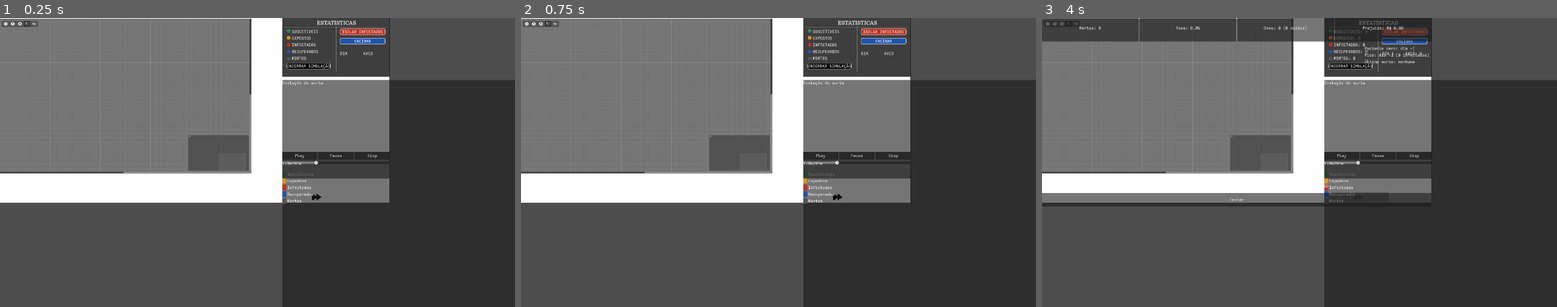
Above: before the commit, frames 1-3 (left to right).
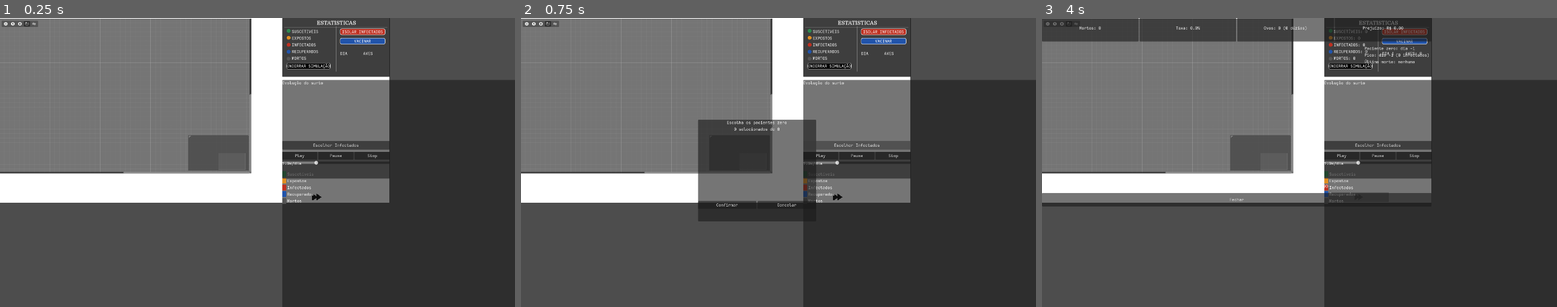
Above: after the commit, the same moments.

Repository: LeonardoMonteblanc/sir_simulator
Game: Godot game, scene res://scenes/mainSimulation.tscn
Two runs of this game, one before a commit and one after it. Both use one fixed random seed, a clock stepped at 60 frames per second and the inputs below. This scene is started directly instead of the project's main scene.
Inputs (mouse positions are in pixels of both pictures, inside the frame that each line leads up to):
- Up to frame 1 (0.25 s): no input
- Up to frame 2 (0.75 s): click (855, 145) at 0.5 s, where only the run after the commit has a clickable "Escolher Infectados"
- Up to frame 3 (4 s): click (1248, 205) at 1.25 s, where only the run after the commit has a clickable "Confirmar"; click "Play" at 2 s; click "Play" at 2.75 s; click "ENCERRAR SIMULAÇÃO" at 3.5 s

The runs differ from the first frame. In frame 1, 0.6% of the frame differs, in the area x 54-76%, y 42-46%; in frame 2, 8.2%, in the area x 34-76%, y 35-71%; in frame 3, 0.6%.
Error in both runs: Invalid access to property or key 'num_agents' on a base object of type 'Dictionary'. (res://scripts/seird_model.gd:112)

Commit message:
feat(manual_infection): UI para escolher pacientes zero + set_initial_infected no model
- seird_model.gd: novo hook set_initial_infected(ids) + suporte a params.initial_infected
- core_extensions/manual_infection/infection_selector.{gd,tscn}: panel com checkboxes
- main_simulation.gd: monta feature em runtime, conecta sinais
- validate_manual_infection.gd: 4 cenarios, todos OK

Diff:
--- /dev/null
+++ b/scripts/core_extensions/manual_infection/infection_selector.gd
@@ -0,0 +1,58 @@
+extends PanelContainer
+
+# Painel para escolher quais agentes serao pacientes zero do surto.
+# Feature isolada em core_extensions/manual_infection/.
+# NAO modifica o core: consome SEIRDModel.set_initial_infected() (novo metodo publico).
+
+signal confirmar_pressed(ids: Array)
+signal cancelar_pressed
+
+@onready var _grid: GridContainer = $Layout/Scroll/Grid
+@onready var _btn_confirmar: Button = $Layout/Botoes/BtnConfirmar
+@onready var _btn_cancelar: Button = $Layout/Botoes/BtnCancelar
+@onready var _label_info: Label = $Layout/LabelInfo
+
+const COLUNAS: int = 5
+
+var _agentes_ref: Array = []
+var _selecionados: Dictionary = {}  # id -> bool
+
+func _ready() -> void:
+	_btn_confirmar.pressed.connect(_on_confirmar)
+	_btn_cancelar.pressed.connect(_on_cancelar)
+	_grid.columns = COLUNAS
+
+# Recebe lista de agentes e popula grid com checkboxes.
+func popular(agentes: Array) -> void:
+	_agentes_ref = agentes
+	_selecionados.clear()
+	# limpa grid
+	for c in _grid.get_children():
+		c.queue_free()
+	for ag in agentes:
+		var cb := CheckBox.new()
+		cb.text = "Ave %d" % ag.id
+		cb.name = "cb_%d" % ag.id
+		cb.toggled.connect(_on_toggled.bind(ag.id))
+		_grid.add_child(cb)
+	_atualizar_info()
+
+func _on_toggled(pressed: bool, agent_id: int) -> void:
+	if pressed:
+		_selecionados[agent_id] = true
+	else:
+		_selecionados.erase(agent_id)
+	_atualizar_info()
+
+func _atualizar_info() -> void:
+	if is_instance_valid(_label_info):
+		_label_info.text = "%d selecionados de %d" % [_selecionados.size(), _agentes_ref.size()]
+
+func _on_confirmar() -> void:
+	var ids: Array = []
+	for k in _selecionados.keys():
+		ids.append(int(k))
+	confirmar_pressed.emit(ids)
+
+func _on_cancelar() -> void:
+	cancelar_pressed.emit()
--- /dev/null
+++ b/scripts/core_extensions/manual_infection/infection_selector.tscn
@@ -0,0 +1,40 @@
+[gd_scene load_steps=2 format=3 uid="uid://bm4nfc1nf3c1v"]
+
+[ext_resource type="Script" path="res://scripts/core_extensions/manual_infection/infection_selector.gd" id="1_sel"]
+
+[node name="InfectionSelector" type="PanelContainer"]
+script = ExtResource("1_sel")
+
+[node name="Layout" type="VBoxContainer" parent="."]
+layout_mode = 2
+
+[node name="LabelTitulo" type="Label" parent="Layout"]
+layout_mode = 2
+text = "Escolha os pacientes zero"
+horizontal_alignment = 1
+
+[node name="LabelInfo" type="Label" parent="Layout"]
+layout_mode = 2
+text = "0 selecionados de 0"
+horizontal_alignment = 1
+
+[node name="Scroll" type="ScrollContainer" parent="Layout"]
+layout_mode = 2
+custom_minimum_size = Vector2(400, 250)
+
+[node name="Grid" type="GridContainer" parent="Layout/Scroll"]
+layout_mode = 2
+columns = 5
+
+[node name="Botoes" type="HBoxContainer" parent="Layout"]
+layout_mode = 2
+
+[node name="BtnConfirmar" type="Button" parent="Layout/Botoes"]
+layout_mode = 2
+size_flags_horizontal = 3
+text = "Confirmar"
+
+[node name="BtnCancelar" type="Button" parent="Layout/Botoes"]
+layout_mode = 2
+size_flags_horizontal = 3
+text = "Cancelar"
--- a/scripts/main_simulation.gd
+++ b/scripts/main_simulation.gd
@@ -8,6 +8,8 @@
 const AutoSimControllerScript = preload("res://scripts/core_extensions/auto_simulation/auto_simulation_controller.gd")
 const ControlPanelScript = preload("res://scripts/core_extensions/auto_simulation/control_panel.gd")
 const ControlPanelScene = preload("res://scripts/core_extensions/auto_simulation/control_panel.tscn")
+const InfectionSelectorScript = preload("res://scripts/core_extensions/manual_infection/infection_selector.gd")
+const InfectionSelectorScene = preload("res://scripts/core_extensions/manual_infection/infection_selector.tscn")
 
 @onready var view_simulacao: Control = $ColorRect/SimulationView/SimulationView
 @onready var hud_interface: Control = $ColorRect/HUD
@@ -16,6 +18,8 @@
 # Features (criadas em runtime; nulas quando a extensao correspondente nao foi anexada)
 var _auto_sim_ctrl: Node = null
 var _control_panel: PanelContainer = null
+var _infection_selector: PanelContainer = null
+var _btn_abrir_sel: Button = null
 
 var parametros_globais: Dictionary = {}
 
@@ -36,6 +40,63 @@
 
 	# monta feature de auto-sim
 	_montar_auto_sim()
+	# monta feature de selecao manual de infectados
+	_montar_manual_infection()
+
+
+# === FEATURE MANUAL INFECTION (isolada em core_extensions/manual_infection/) ===
+func _montar_manual_infection() -> void:
+	# 1. cria o seletor (invisivel por padrao)
+	_infection_selector = InfectionSelectorScene.instantiate() as PanelContainer
+	if _infection_selector == null:
+		return
+	_infection_selector.name = "InfectionSelector"
+	_infection_selector.visible = false
+	# posiciona centrado aproximado
+	_infection_selector.position = Vector2(660, 380)
+	_infection_selector.size = Vector2(440, 380)
+	add_child(_infection_selector)
+	_infection_selector.confirmar_pressed.connect(_on_infection_confirmar)
+	_infection_selector.cancelar_pressed.connect(_on_infection_cancelar)
+	# 2. cria botao de abrir
+	_btn_abrir_sel = Button.new()
+	_btn_abrir_sel.text = "Escolher Infectados"
+	_btn_abrir_sel.name = "BtnAbrirSelector"
+	_btn_abrir_sel.position = Vector2(1052, 460)
+	_btn_abrir_sel.size = Vector2(402, 32)
+	add_child(_btn_abrir_sel)
+	_btn_abrir_sel.pressed.connect(_on_abrir_selector)
+
+func _on_abrir_selector() -> void:
+	if not is_instance_valid(view_simulacao) or not is_instance_valid(view_simulacao.modelo_epidemiologico):
+		return
+	if not is_instance_valid(_infection_selector):
+		return
+	var modelo = view_simulacao.modelo_epidemiologico
+	_infection_selector.popular(modelo.agentes)
+	_infection_selector.visible = true
+
+func _on_infection_confirmar(ids: Array) -> void:
+	if not is_instance_valid(view_simulacao) or not is_instance_valid(view_simulacao.modelo_epidemiologico):
+		return
+	var modelo = view_simulacao.modelo_epidemiologico
+	# se ids vazio, nao altera (deixa aleatorio); senao aplica
+	if ids.is_empty():
+		# pega um suscetivel aleatorio para nao ficar sem infectado inicial
+		var sus: Array = []
+		for ag in modelo.agentes:
+			if ag.estado == 0:
+				sus.append(ag.id)
+		if sus.size() > 0:
+			modelo.set_initial_infected([sus[modelo.rng.randi() % sus.size()]])
+	else:
+		modelo.set_initial_infected(ids)
+	view_simulacao.renderizar_estado_atual()
+	_infection_selector.visible = false
+
+func _on_infection_cancelar() -> void:
+	if is_instance_valid(_infection_selector):
+		_infection_selector.visible = false
 
 func _singleton_exists(nome: String) -> bool:
 	var root: Node = get_tree().root if get_tree() else null
--- a/scripts/seird_model.gd
+++ b/scripts/seird_model.gd
@@ -140,9 +140,28 @@
 			agentes_s.remove_at(idx)
 
 	var suscetiveis_rest = _get_agentes_by_state(Estado.S)
-	if suscetiveis_rest.size() > 0:
+	# se o chamador passou initial_infected em params, usa essa lista
+	var pre_definidos: Array = params.get("initial_infected", [])
+	if pre_definidos.size() > 0:
+		set_initial_infected(pre_definidos)
+	elif suscetiveis_rest.size() > 0:
 		var idx_p_zero = rng.randi() % suscetiveis_rest.size()
 		_expose_agent(suscetiveis_rest[idx_p_zero])
+
+# Define quais agentes (por id) iniciam infectados. So funciona em estado S.
+# Idempotente e seguro contra ids invalidos.
+func set_initial_infected(agent_ids: Array) -> void:
+	if agentes.is_empty():
+		return
+	for aid in agent_ids:
+		var idx: int = int(aid)
+		if idx < 0 or idx >= agentes.size():
+			continue
+		var ag: Agente = agentes[idx]
+		if ag.estado == Estado.S:
+			_expose_agent(ag)
+			if dia_prim_infectado == -1:
+				dia_prim_infectado = dia
 
 func step() -> Dictionary:
 	var ids_infectados: Array = []
--- /dev/null
+++ b/scripts/utils/validate_manual_infection.gd
@@ -0,0 +1,84 @@
+extends SceneTree
+
+# Testa SEIRDModel.set_initial_infected isoladamente.
+
+func _init():
+	var script = load("res://scripts/seird_model.gd")
+	if script == null:
+		printerr("FAIL load model")
+		quit(1)
+		return
+	# Cenario: 10 agentes, pre-definir 3 como infectados iniciais
+	var model = script.new()
+	var params = {
+		"seed": 7,
+		"disease": "Newcastle",
+		"num_agents": 10,
+		"num_females": 5,
+		"vac_coverage": 0.0,
+		"initial_infected": [2, 5, 8]
+	}
+	var adj: Dictionary = {}
+	for i in range(10):
+		adj[i] = []
+	model.initialize(params, adj)
+	# espera expostos no estado E
+	var contador_E: int = 0
+	var ids_infectados_real: Array = []
+	for ag in model.agentes:
+		if ag.estado == 1:  # Estado.E
+			contador_E += 1
+			ids_infectados_real.append(ag.id)
+	if contador_E != 3:
+		printerr("FAIL esperado 3 expostos, teve: ", contador_E, " ids=", ids_infectados_real)
+		quit(1)
+		return
+	if not (2 in ids_infectados_real) or not (5 in ids_infectados_real) or not (8 in ids_infectados_real):
+		printerr("FAIL ids esperados [2,5,8] nao batem: ", ids_infectados_real)
+		quit(1)
+		return
+	print("OK initial_infected funcionou: ids=", ids_infectados_real)
+	# Cenario: chamada direta do metodo (sem parametro)
+	var m2 = script.new()
+	var params2 = {
+		"seed": 1,
+		"disease": "Newcastle",
+		"num_agents": 5,
+		"num_females": 2,
+		"vac_coverage": 0.0  # sem initial_infected -> aleatorio
+	}
+	var adj2: Dictionary = {}
+	for i in range(5):
+		adj2[i] = []
+	m2.initialize(params2, adj2)
+	# verifica que houve pelo menos 1 exposto
+	var expostos: int = 0
+	for ag in m2.agentes:
+		if ag.estado == 1:
+			expostos += 1
+	if expostos == 0:
+		printerr("FAIL sem initial_infected deveria pegar 1 aleatorio")
+		quit(1)
+		return
+	print("OK fallback aleatorio: ", expostos, " expostos (esperado 1)")
+	# Cenario: set_initial_infected direto com lista vazia
+	var m3 = script.new()
+	var params3 = {"seed": 1, "disease": "Newcastle", "num_agents": 5, "num_females": 2, "vac_coverage": 0.0}
+	var adj3: Dictionary = {}
+	for i in range(5):
+		adj3[i] = []
+	m3.initialize(params3, adj3)
+	m3.set_initial_infected([])
+	# nada deve acontecer (estado nao muda)
+	print("OK set_initial_infected([]) nao quebra")
+	# Cenario: ids invalidos
+	m3.set_initial_infected([99, -1, 3])
+	# id 3 deve ficar exposto
+	var ag3: Object = m3.agentes[3]
+	if ag3.estado != 1:
+		printerr("FAIL id 3 nao foi exposto")
+		quit(1)
+		return
+	print("OK ignora ids invalidos, expoe id 3")
+	print("VALIDATE_MANUAL_INFECTION_OK")
+	quit(0)
Not shown, removed: scripts/core_extensions/manual_infection/.gitkeep
